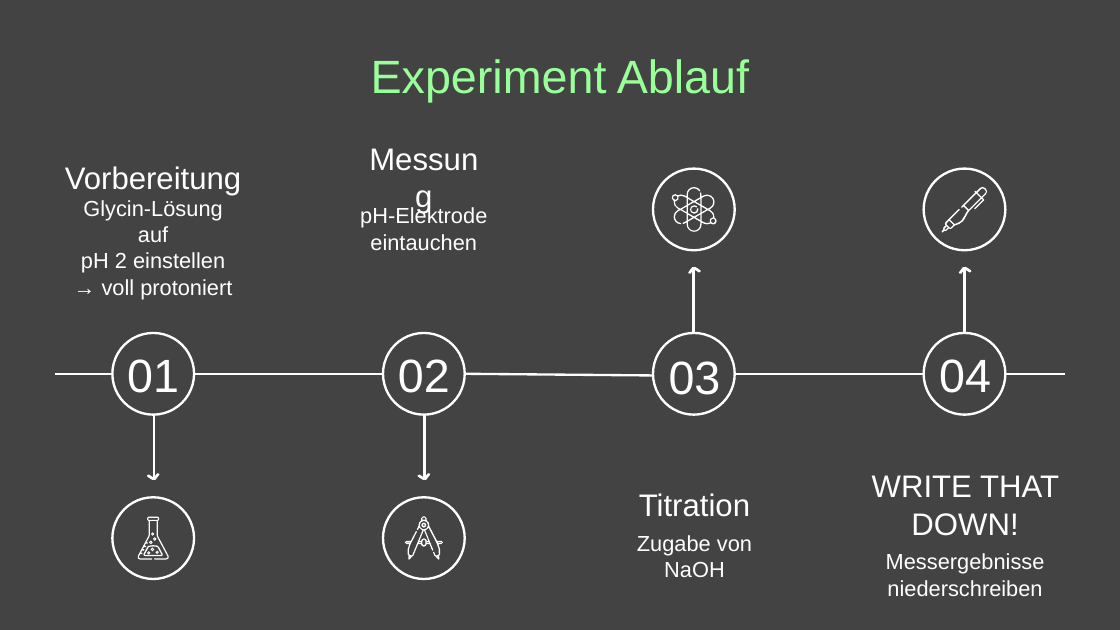
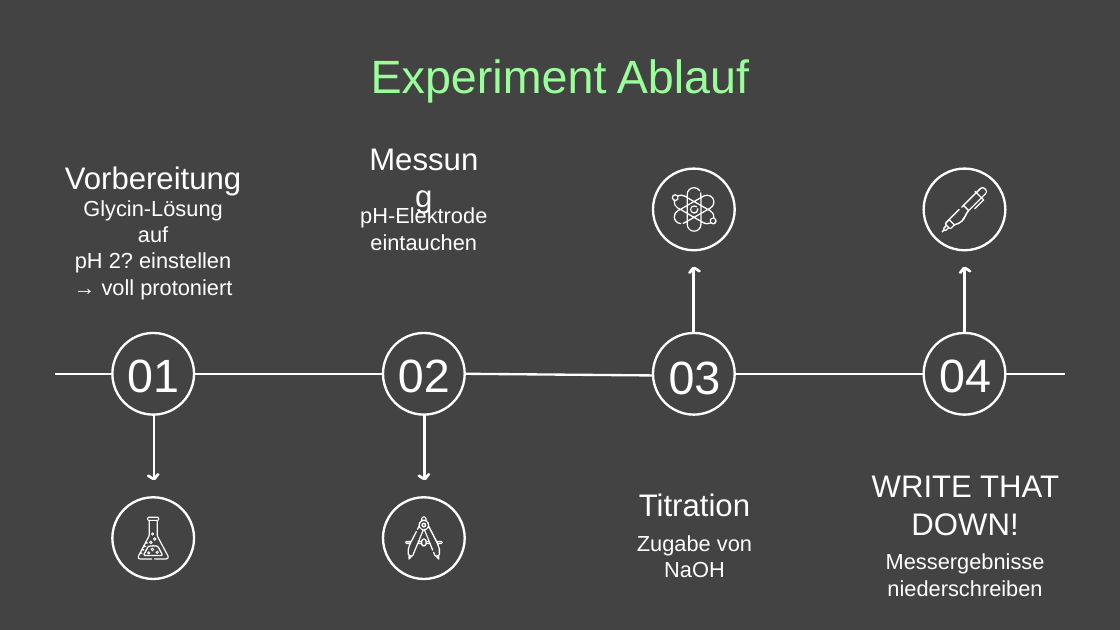
Before and after one commit to TimerErTim/bioinf.bio, a slide deck: slide 6 of sem-3_titration/presentation/BCH3_WS2025_GlycinTitration_ExecutionPlan.pptx. Drawn at 1120x630 pixels with LibreOffice and Linux fonts; fonts in the diff are those of the drawing. Boxes give left, top, right and bottom in pixels: in the first picture for what was removed or moved away, otherwise in the second. Text is boxed around its words. In the diff, an @@ line names an element or a change of style, - is before the commit and + after.

```diff
--- a/sem-3_titration/presentation/BCH3_WS2025_GlycinTitration_ExecutionPlan.pptx
+++ b/sem-3_titration/presentation/BCH3_WS2025_GlycinTitration_ExecutionPlan.pptx
@@ text at (x1=75, y1=252, x2=231, y2=273): text changed @@
-pH 2 einstellen
+pH 2? einstellen
```
Also in this commit, not shown: 1 other slide changed, 1 other file.
